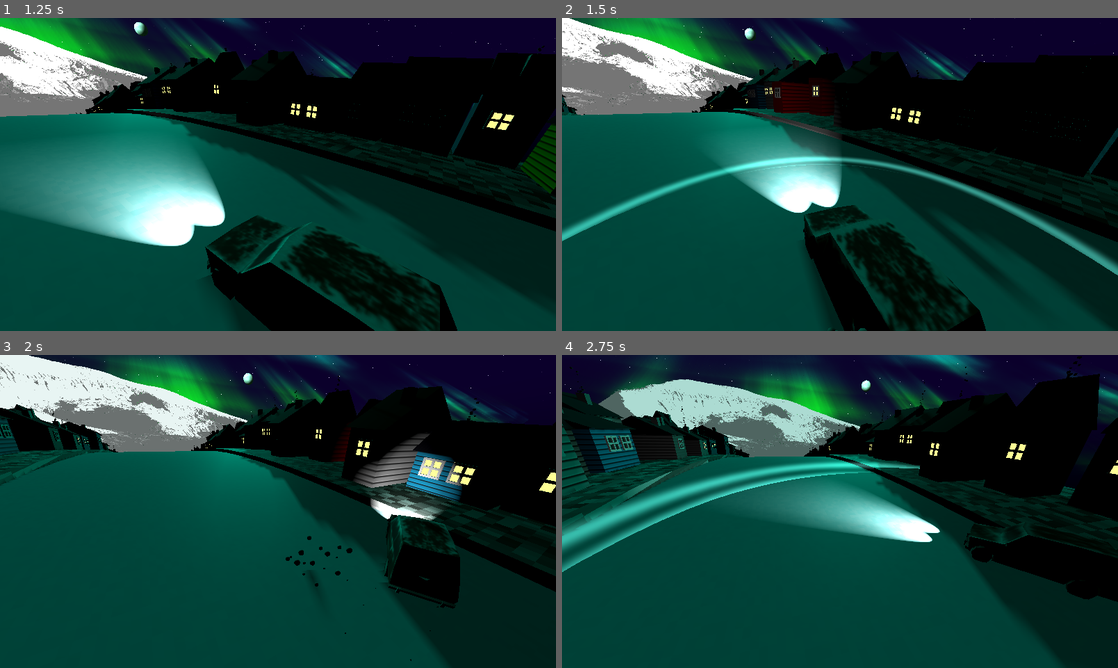
Above: before the commit, frames 1-4 (two rows, left to right).
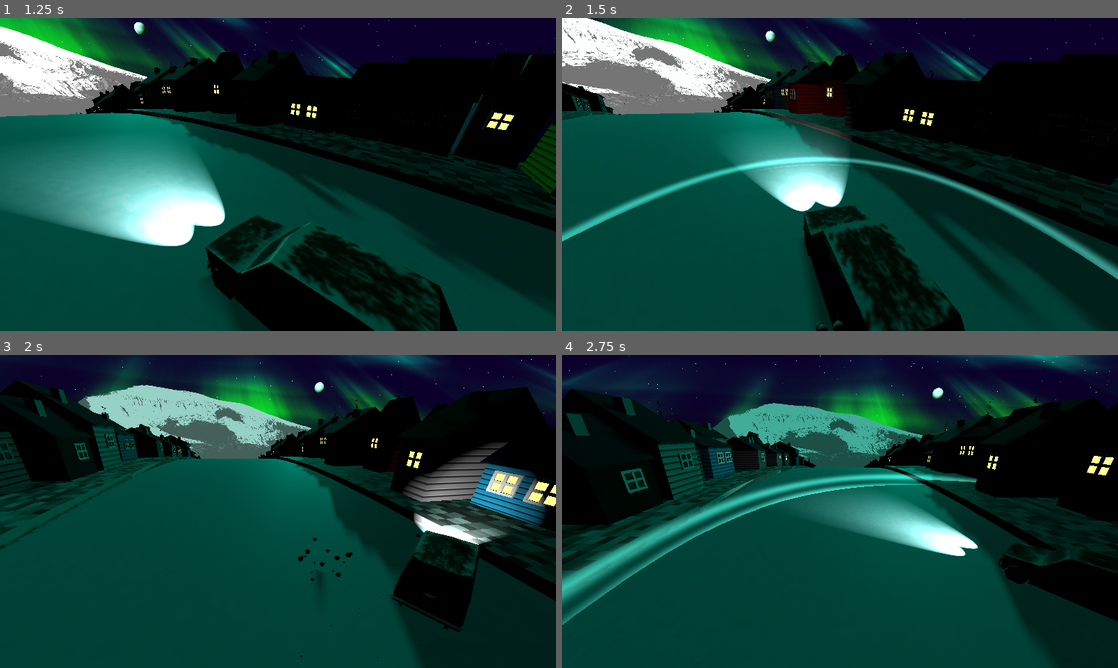
Above: after the commit, the same moments.

Repository: bjornarprytz/waves
Game: Godot game, scene res://main.tscn
Two runs of this game, one before a commit and one after it. Both use one fixed random seed, a clock stepped at 60 frames per second and the inputs below.
Inputs:
- Up to frame 1 (1.25 s): click "Start" at 0.5 s
- Up to frame 2 (1.5 s): tap Enter (start) at 1.25 s; hold Right (steer_right) from 1.28 s (still down); hold Space (honk) from 1.28 s (still down)
- Up to frame 3 (2 s): keep holding Right (steer_right); keep holding Space (honk); tap Enter (start) at 1.55 s
- Up to frame 4 (2.75 s): release Right (steer_right) at 2.03 s; release Space (honk) at 2.03 s; hold A (steer_left) from 2.03 s (still down); tap Enter (start) at 2.1 s; tap Space (honk) at 2.3 s

Frame 1 is identical in both runs. In frame 2, 16% of the frame differs, in the area x 0-100%, y 0-100%; in frame 3, 34%; in frame 4, 38%, in the area x 0-100%, y 0-87%.

Commit message:
difficulty ramp

Diff:
--- a/src/car.gd
+++ b/src/car.gd
@@ -14,6 +14,8 @@
 @onready var honk_aoe: Area3D = %HonkRange
 
 var _is_honking: bool = false
+
+var is_invincible: bool = false
 
 var left_bound := -3.5
 var right_bound := 3.5
@@ -118,3 +120,13 @@
 func _on_hit_box_area_entered(area: Area3D) -> void:
 	if area.owner is Tourist:
 		Events.tourist_hit.emit(area.owner)
+		area.owner.queue_free()
+		if is_invincible:
+			return
+		is_invincible = true
+		for i in range(5):
+			car.hide()
+			await get_tree().create_timer(.169).timeout
+			car.show()
+			await get_tree().create_timer(.169).timeout
+		is_invincible = false
--- a/src/ground.gd
+++ b/src/ground.gd
@@ -3,6 +3,7 @@
 
 @export var rotation_speed: float = 1.0
 @export var tourist_frequency: float = .269
+@export var tourist_max_group_size: int = 2
 
 const sidewalk_offset: float = 4.0
 
@@ -99,30 +100,38 @@
     # Compensate for ground rotation to keep spawn at fixed world position
     var local_angle_rad = deg_to_rad(world_spawn_angle_deg) + current_rotation
 
-    var is_left_side = randf() < 0.5
-    var base_y = 0.0
-    if is_left_side:
-        base_y = - sidewalk_offset
-    else:
-        base_y = sidewalk_offset
+    var target_x: float = 0.0
+    var group_color = Utility.random_color()
+    for i in range(randi() % tourist_max_group_size + 1):
+        var is_left_side = randf() < 0.5
+        var base_y = 0.0
+        if is_left_side:
+            base_y = - sidewalk_offset
+        else:
+            base_y = sidewalk_offset
 
-    var tourist_instance = tourist_spawner.instantiate() as Tourist
+        var tourist_instance = tourist_spawner.instantiate() as Tourist
 
-    var x = cos(local_angle_rad) * self.mesh.top_radius
-    var z = sin(local_angle_rad) * self.mesh.top_radius
-    var y = base_y + randf_range(-.069, .069)
+        var x = cos(local_angle_rad) * self.mesh.top_radius
+        var z = sin(local_angle_rad) * self.mesh.top_radius
+        var y = base_y + randf_range(-.069, .069)
 
-    add_child(tourist_instance)
-    tourist_instance.position = Vector3(x, y, z)
-    tourist_instance.is_left_side = is_left_side
+        add_child(tourist_instance)
+        if (target_x == 0.0):
+            target_x = tourist_instance.stumble_target_x
+        else:
+            tourist_instance.stumble_target_x = target_x + (randf_range(-.169, .169) * i)
+        tourist_instance.position = Vector3(x, y, z)
+        tourist_instance.is_left_side = is_left_side
+        tourist_instance.tint(group_color)
 
-    # Rotate tourist so Y-axis points away from wheel center (outward)
-    var outward = Vector3(x, 0, z).normalized()
-    var forward = Vector3.UP.cross(outward).normalized()
-    var right = - outward.cross(forward).normalized()
+        # Rotate tourist so Y-axis points away from wheel center (outward)
+        var outward = Vector3(x, 0, z).normalized()
+        var forward = Vector3.UP.cross(outward).normalized()
+        var right = - outward.cross(forward).normalized()
 
-    # Basis with Y-axis = outward, Z-axis = -forward, X-axis = right
-    tourist_instance.basis = Basis(right, outward, -forward)
+        # Basis with Y-axis = outward, Z-axis = -forward, X-axis = right
+        tourist_instance.basis = Basis(right, outward, -forward)
 
 func _spawn_buildings():
     for d in range(360):
--- a/src/main.gd
+++ b/src/main.gd
@@ -33,10 +33,13 @@
 var longest_streak := 0
 var current_streak := 0
 
+var difficulty_timer := 0.0
+var difficulty_interval := 10.0
+
 func restart():
 	get_tree().reload_current_scene()
 
-func _process(delta: float) -> void:
+func _process(_delta: float) -> void:
 	debug_label.text = str(rad_to_deg(ground.current_rotation))
 
 func _ready() -> void:
@@ -48,7 +51,31 @@
 	Events.car_movement.connect(_on_car_movement)
 	Events.distance_traveled.connect(_on_distance_traveled)
 
+func _physics_process(delta: float) -> void:
+	if (not game_started):
+		return
+
+	difficulty_timer += delta
+	if (difficulty_timer >= difficulty_interval):
+		difficulty_timer = 0.0
+		var mod = [_increase_group_size, _increase_speed, _increase_spawn_rate].pick_random()
+		mod.call()
+		print("Increased difficulty!")
+
+func _increase_group_size():
+	ground.tourist_max_group_size += 1
+
+func _increase_speed():
+	ground.rotation_speed += 0.1
+
+func _increase_spawn_rate():
+	ground.tourist_frequency = max(ground.tourist_frequency - 0.02, 0.1)
+
 func _on_game_over(result: bool):
+	if (game_started == false):
+		print("Game over called when game not started")
+		return
+	print("Game Over! Result: %s" % str(result))
 	game_started = false
 	taco_acquired = result
 
@@ -68,7 +95,8 @@
 func _on_tourist_hit(_tourist: Tourist):
 	tourists_hit += 1
 	current_streak = 0
-	lives -= 1
+	if (!car.is_invincible):
+		lives -= 1
 
 	if lives <= 0:
 		Events.game_over.emit(false)
@@ -103,6 +131,8 @@
 	if (game_started):
 		return
 
+	game_started = true
+
 	main_menu.hide()
 	if (settings.game_length >= 0):
 		ground.place_taco_store(settings.game_length)
--- a/src/stats_ui.gd
+++ b/src/stats_ui.gd
@@ -32,7 +32,7 @@
 	stats_entry_instance.set_it(header, value)
 	stats_entry_instance.modulate.a = 0.0
 	var tween = create_tween()
-	tween.tween_property(stats_entry_instance, "modulate:a", 1.0, .69)
+	tween.tween_property(stats_entry_instance, "modulate:a", 1.0, .369)
 	await tween.finished
 
 func _on_button_pressed() -> void:
--- a/src/tourist.gd
+++ b/src/tourist.gd
@@ -2,27 +2,34 @@
 extends Node3D
 
 @onready var handle: Node3D = %Handle
+@onready var texture: MeshInstance3D = %Texture
 
 var is_left_side: bool = false
 
 var walk_tween: Tween
 
+var stumble_target_x: float = randf_range(.5, 5.5)
+
+func tint(color: Color) -> void:
+	var mat = texture.mesh.surface_get_material(0).duplicate() as StandardMaterial3D
+	mat.albedo_color = color
+	texture.set_surface_override_material(0, mat)
+
 func start_stumbling(delay: float = 0.0) -> void:
-	var target_x = randf_range(.5, 5.5)
 	if is_left_side:
-		target_x = - target_x
+		stumble_target_x = - stumble_target_x
 
 	if (delay > 0.0):
 		await get_tree().create_timer(delay).timeout
 
 	var stumble_duration = randf_range(1.0, 2.0)
-	await walk(target_x, stumble_duration)
+	await walk(stumble_target_x, stumble_duration)
 
 func walk(x: float, duration: float):
 	if (walk_tween):
 		walk_tween.kill()
 
-	walk_tween = create_tween()
+	walk_tween = create_tween().set_ease(Tween.EASE_IN_OUT)
 	walk_tween.set_parallel()
 	walk_tween.tween_property(handle, "position:x", x, duration)
 	walk_tween.tween_method(steps, 0.0, x, duration)
--- a/src/tourist.tscn
+++ b/src/tourist.tscn
@@ -24,6 +24,7 @@
 unique_name_in_owner = true
 
 [node name="Texture" type="MeshInstance3D" parent="Handle"]
+unique_name_in_owner = true
 transform = Transform3D(1, 0, 0, 0, 1, 0, 0, 0, 1, 0, 0.505924, 0)
 mesh = SubResource("QuadMesh_d4pc4")
 skeleton = NodePath("../..")
Not shown, changed: readme.md
